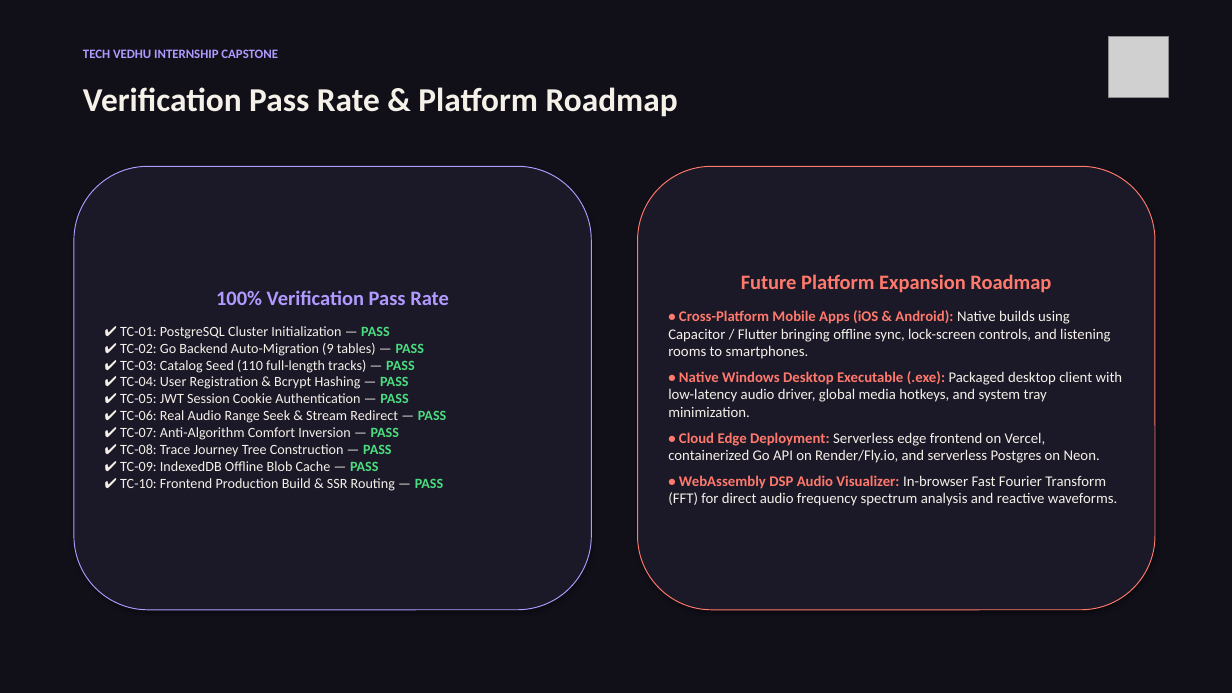
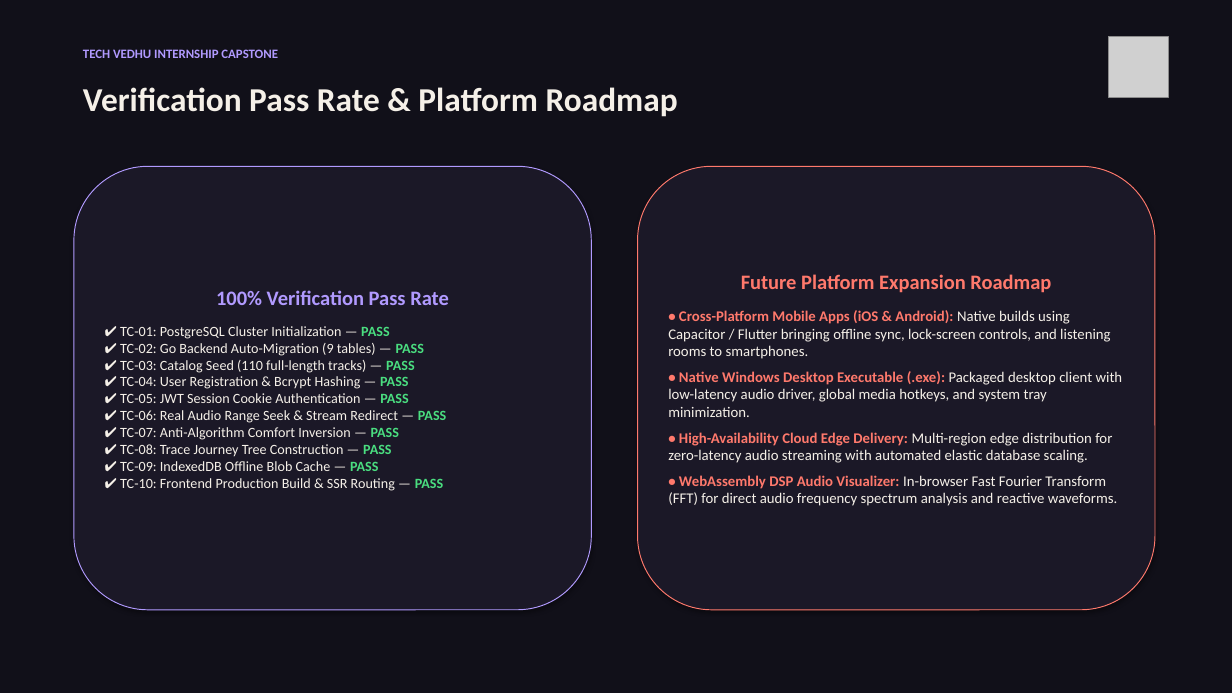
Before and after one commit to Dharsh606/DIVERGE, a slide deck: slide 11 of docs/presentation.pptx. Drawn at 1232x693 pixels with LibreOffice and Linux fonts; fonts in the diff are those of the drawing; grey boxes stand for pictures. Boxes give left, top, right and bottom in pixels: in the first picture for what was removed or moved away, otherwise in the second. Text is boxed around its words. In the diff, an @@ line names an element or a change of style, - is before the commit and + after.

Commit message:
security: sanitize documentation, keep internal backend API and cloud infrastructure confidential

```diff
--- a/docs/presentation.pptx
+++ b/docs/presentation.pptx
@@ text in rounded rectangle at (668, 432, 1112, 463): text changed @@
-• Cloud Edge Deployment: Serverless edge frontend on Vercel, containerized Go API on Render/Fly.io, and serverless Postgres on Neon.
+• High-Availability Cloud Edge Delivery: Multi-region edge distribution for zero-latency audio streaming with automated elastic database scaling.
```
Also in this commit, not shown: 6 other files.
